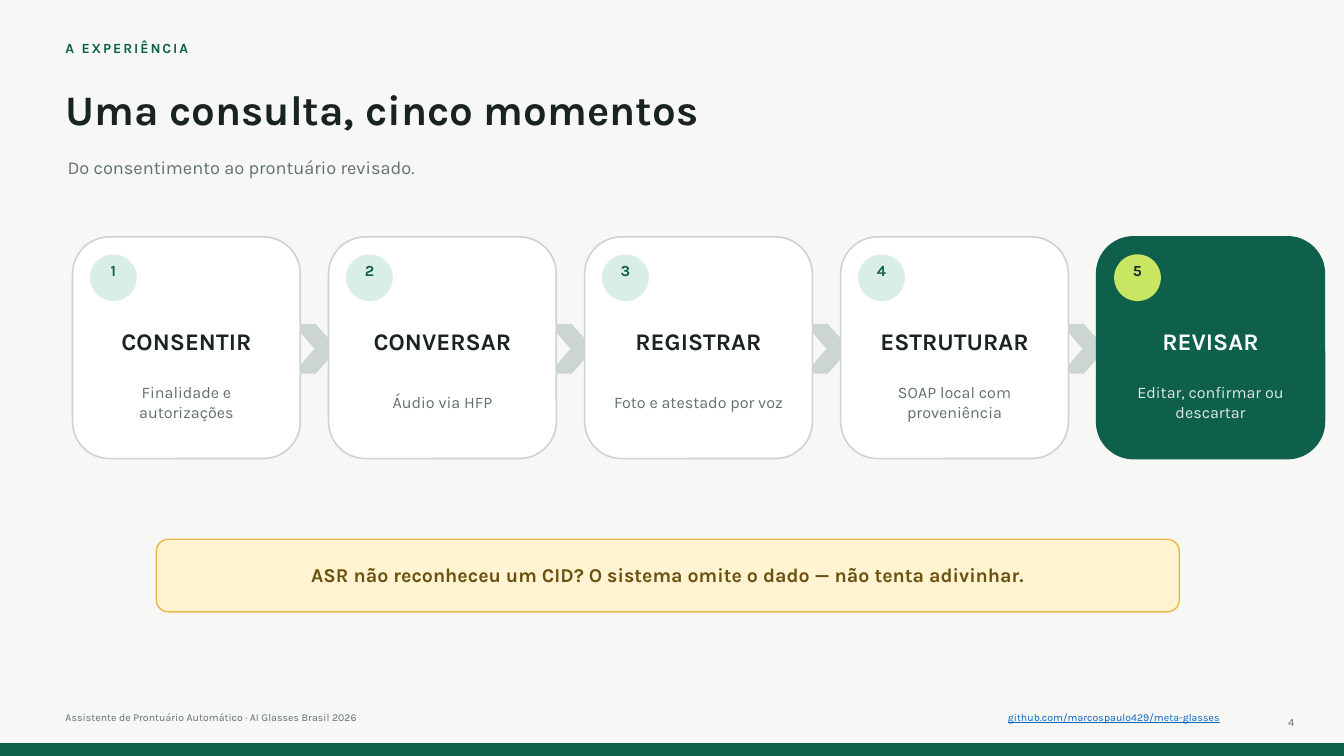
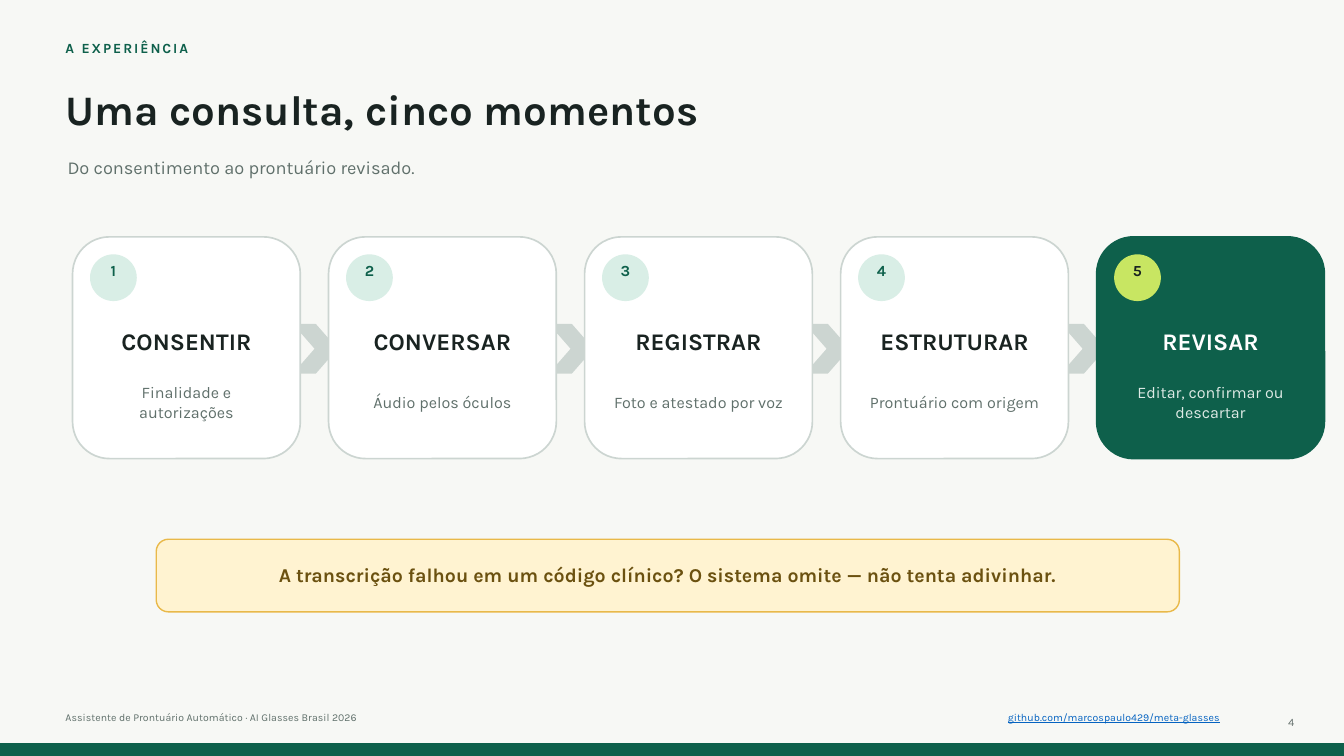
Before and after one commit to marcospaulo429/meta-glasses, a slide deck: slide 4 of docs/entrega/pitch/PITCH_AI_GLASSES_BRASIL.pptx. Drawn at 1344x756 pixels with LibreOffice and Linux fonts; fonts in the diff are those of the drawing. Boxes give left, top, right and bottom in pixels: in the first picture for what was removed or moved away, otherwise in the second. Text is boxed around its words. In the diff, an @@ line names an element or a change of style, - is before the commit and + after.

```diff
--- a/docs/entrega/pitch/PITCH_AI_GLASSES_BRASIL.pptx
+++ b/docs/entrega/pitch/PITCH_AI_GLASSES_BRASIL.pptx
@@ text at box(373, 394, 512, 412): text changed @@
-Áudio via HFP
+Áudio pelos óculos
@@ text at box(870, 396, 1039, 412): text changed @@
-SOAP local com proveniência
+Prontuário com origem
@@ text at box(279, 567, 1055, 587): text changed @@
-ASR não reconheceu um CID? O sistema omite o dado — não tenta adivinhar.
+A transcrição falhou em um código clínico? O sistema omite — não tenta adivinhar.
```
Also in this commit, not shown: 3 other slides changed, 11 other files.
